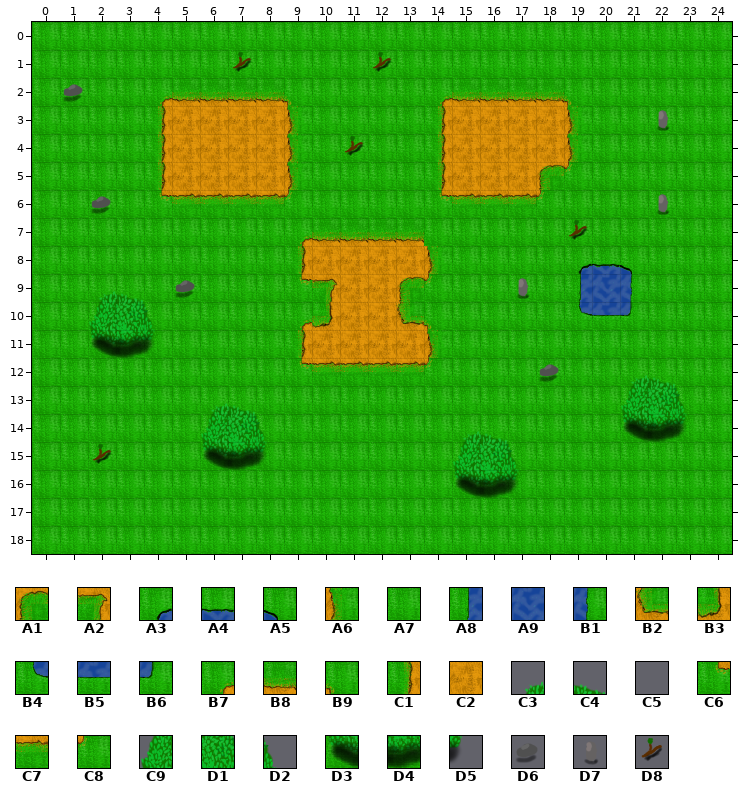
Level history. Tiled map: assets/tiled/GD1-project-tilemap2.tmx. That is the earlier state.
Cells are 32x32 px. Shown: x 0..24, y 0..18.
Key: from "GD1-proj1-tileset": A1 82, A2 84, A3 87, A4 88, A5 89, A6 107, A7 108, A8 112, A9 113, B1 114, B2 132, B3 134, B4 137, B5 138, B6 139, B7 182, B8 183, B9 184, C1 207, C2 208, C3 213, C4 214, C5 215, C6 232, C7 233, C8 234, C9 238, D1 239, D2 240, D3 263, D4 264, D5 265, D6 308, D7 309, D8 358.
__ is an empty cell, ## one hidden under a higher layer.
Layer "Ground" before, first column x 0:
 0 A7 A7 A7 A7 A7 A7 A7 A7 A7 A7 A7 A7 A7 A7 A7 A7 A7 A7 A7 A7 A7 A7 A7 A7 A7
 1 A7 A7 A7 A7 A7 A7 A7 A7 A7 A7 A7 A7 A7 A7 A7 A7 A7 A7 A7 A7 A7 A7 A7 A7 A7
 2 A7 A7 A7 A7 B7 B8 B8 B8 B8 B9 A7 A7 A7 A7 B7 B8 B8 B8 B8 B9 A7 A7 A7 A7 A7
 3 A7 A7 A7 A7 C1 ## ## ## ## A6 A7 A7 A7 A7 C1 ## ## ## ## A6 A7 A7 A7 A7 A7
 4 A7 A7 A7 A7 C1 ## ## ## ## A6 A7 A7 A7 A7 C1 ## ## ## ## A6 A7 A7 A7 A7 A7
 5 A7 A7 A7 A7 C1 ## ## ## ## A6 A7 A7 A7 A7 C1 ## ## ## A1 C8 A7 A7 A7 A7 A7
 6 A7 A7 A7 A7 C6 C7 C7 C7 C7 C8 A7 A7 A7 A7 C6 C7 C7 C7 C8 A7 A7 A7 A7 A7 A7
 7 A7 A7 A7 A7 A7 A7 A7 A7 A7 B7 B8 B8 B8 B8 A7 A7 A7 A7 A7 A7 A7 A7 A7 A7 A7
 8 A7 A7 A7 A7 A7 A7 A7 A7 A7 C1 ## ## ## ## A6 A7 A7 A7 A7 A3 A4 A5 A7 A7 A7
 9 A7 A7 A7 A7 A7 A7 A7 A7 A7 C6 A2 ## ## A1 C8 A7 A7 A7 A7 A8 A9 B1 A7 A7 A7
10 A7 A7 A7 A7 A7 A7 A7 A7 A7 B7 B3 ## ## B2 B9 A7 A7 A7 A7 B4 B5 B6 A7 A7 A7
11 A7 A7 A7 A7 A7 A7 A7 A7 A7 C1 ## ## ## ## A6 A7 A7 A7 A7 A7 A7 A7 A7 A7 A7
12 A7 A7 A7 A7 A7 A7 A7 A7 A7 C6 C7 C7 C7 C7 C8 A7 A7 A7 A7 A7 A7 A7 A7 A7 A7
13 A7 A7 A7 A7 A7 A7 A7 A7 A7 A7 A7 A7 A7 A7 A7 A7 A7 A7 A7 A7 A7 A7 A7 A7 A7
14 A7 A7 A7 A7 A7 A7 A7 A7 A7 A7 A7 A7 A7 A7 A7 A7 A7 A7 A7 A7 A7 A7 A7 A7 A7
15 A7 A7 A7 A7 A7 A7 A7 A7 A7 A7 A7 A7 A7 A7 A7 A7 A7 A7 A7 A7 A7 A7 A7 A7 A7
16 A7 A7 A7 A7 A7 A7 A7 A7 A7 A7 A7 A7 A7 A7 A7 A7 A7 A7 A7 A7 A7 A7 A7 A7 A7
17 A7 A7 A7 A7 A7 A7 A7 A7 A7 A7 A7 A7 A7 A7 A7 A7 A7 A7 A7 A7 A7 A7 A7 A7 A7
18 A7 A7 A7 A7 A7 A7 A7 A7 A7 A7 A7 A7 A7 A7 A7 A7 A7 A7 A7 A7 A7 A7 A7 A7 A7
Layer "Farmable" before, first column x 0:
 0 __ __ __ __ __ __ __ __ __ __ __ __ __ __ __ __ __ __ __ __ __ __ __ __ __
 1 __ __ __ __ __ __ __ __ __ __ __ __ __ __ __ __ __ __ __ __ __ __ __ __ __
 2 __ __ __ __ __ __ __ __ __ __ __ __ __ __ __ __ __ __ __ __ __ __ __ __ __
 3 __ __ __ __ __ C2 C2 C2 C2 __ __ __ __ __ __ C2 C2 C2 C2 __ __ __ __ __ __
 4 __ __ __ __ __ C2 C2 C2 C2 __ __ __ __ __ __ C2 C2 C2 C2 __ __ __ __ __ __
 5 __ __ __ __ __ C2 C2 C2 C2 __ __ __ __ __ __ C2 C2 C2 __ __ __ __ __ __ __
 6 __ __ __ __ __ __ __ __ __ __ __ __ __ __ __ __ __ __ __ __ __ __ __ __ __
 7 __ __ __ __ __ __ __ __ __ __ __ __ __ __ __ __ __ __ __ __ __ __ __ __ __
 8 __ __ __ __ __ __ __ __ __ __ C2 C2 C2 C2 __ __ __ __ __ __ __ __ __ __ __
 9 __ __ __ __ __ __ __ __ __ __ __ C2 C2 __ __ __ __ __ __ __ __ __ __ __ __
10 __ __ __ __ __ __ __ __ __ __ __ C2 C2 __ __ __ __ __ __ __ __ __ __ __ __
11 __ __ __ __ __ __ __ __ __ __ C2 C2 C2 C2 __ __ __ __ __ __ __ __ __ __ __
12 __ __ __ __ __ __ __ __ __ __ __ __ __ __ __ __ __ __ __ __ __ __ __ __ __
13 __ __ __ __ __ __ __ __ __ __ __ __ __ __ __ __ __ __ __ __ __ __ __ __ __
14 __ __ __ __ __ __ __ __ __ __ __ __ __ __ __ __ __ __ __ __ __ __ __ __ __
15 __ __ __ __ __ __ __ __ __ __ __ __ __ __ __ __ __ __ __ __ __ __ __ __ __
16 __ __ __ __ __ __ __ __ __ __ __ __ __ __ __ __ __ __ __ __ __ __ __ __ __
17 __ __ __ __ __ __ __ __ __ __ __ __ __ __ __ __ __ __ __ __ __ __ __ __ __
18 __ __ __ __ __ __ __ __ __ __ __ __ __ __ __ __ __ __ __ __ __ __ __ __ __
Layer "Bush and Fluff" before, first column x 0:
 0 __ __ __ __ __ __ __ __ __ __ __ __ __ __ __ __ __ __ __ __ __ __ __ __ __
 1 __ __ __ __ __ __ __ D8 __ __ __ __ D8 __ __ __ __ __ __ __ __ __ __ __ __
 2 __ D6 __ __ __ __ __ __ __ __ __ __ __ __ __ __ __ __ __ __ __ __ __ __ __
 3 __ __ __ __ __ __ __ __ __ __ __ __ __ __ __ __ __ __ __ __ __ __ D7 __ __
 4 __ __ __ __ __ __ __ __ __ __ __ D8 __ __ __ __ __ __ __ __ __ __ __ __ __
 5 __ __ __ __ __ __ __ __ __ __ __ __ __ __ __ __ __ __ __ __ __ __ __ __ __
 6 __ __ D6 __ __ __ __ __ __ __ __ __ __ __ __ __ __ __ __ __ __ __ D7 __ __
 7 __ __ __ __ __ __ __ __ __ __ __ __ __ __ __ __ __ __ __ D8 __ __ __ __ __
 8 __ __ __ __ __ __ __ __ __ __ __ __ __ __ __ __ __ __ __ __ __ __ __ __ __
 9 __ __ C3 C4 C5 D6 __ __ __ __ __ __ __ __ __ __ __ D7 __ __ __ __ __ __ __
10 __ __ C9 D1 D2 __ __ __ __ __ __ __ __ __ __ __ __ __ __ __ __ __ __ __ __
11 __ __ D3 D4 D5 __ __ __ __ __ __ __ __ __ __ __ __ __ __ __ __ __ __ __ __
12 __ __ __ __ __ __ __ __ __ __ __ __ __ __ __ __ __ __ D6 __ __ C3 C4 C5 __
13 __ __ __ __ __ __ C3 C4 C5 __ __ __ __ __ __ __ __ __ __ __ __ C9 D1 D2 __
14 __ __ __ __ __ __ C9 D1 D2 __ __ __ __ __ __ C3 C4 C5 __ __ __ D3 D4 D5 __
15 __ __ D8 __ __ __ D3 D4 D5 __ __ __ __ __ __ C9 D1 D2 __ __ __ __ __ __ __
16 __ __ __ __ __ __ __ __ __ __ __ __ __ __ __ D3 D4 D5 __ __ __ __ __ __ __
17 __ __ __ __ __ __ __ __ __ __ __ __ __ __ __ __ __ __ __ __ __ __ __ __ __
18 __ __ __ __ __ __ __ __ __ __ __ __ __ __ __ __ __ __ __ __ __ __ __ __ __
And afterwards:
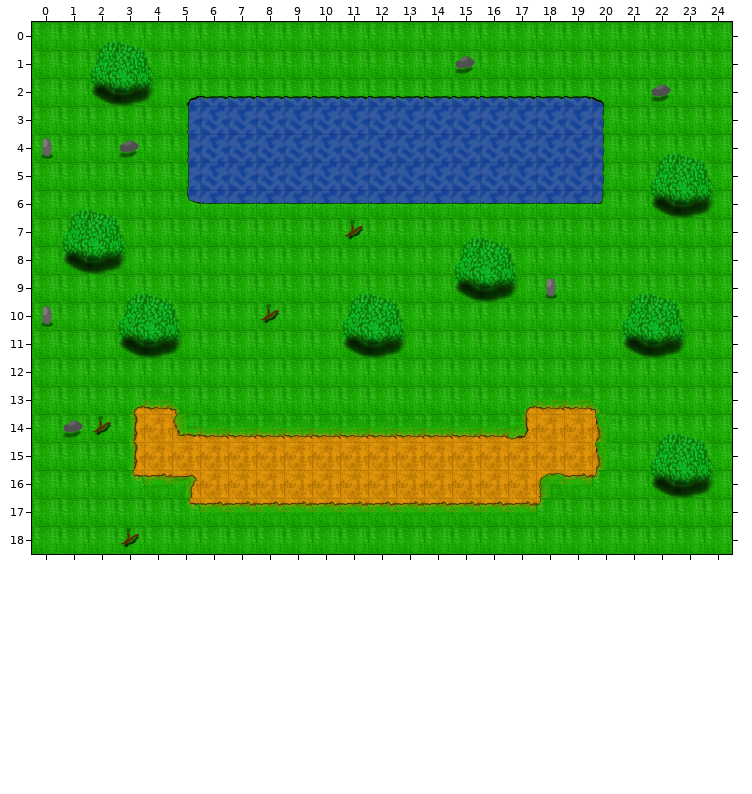
See-through tiles are keyed as they look on the map.
Changes in this commit:
Layer "Ground":
y 2: x 4..20 B7 B8 B8 B8 B8 B9 A7 A7 A7 A7 B7 B8 B8 B8 B8 B9 A7 -> A7 A3 A4 A4 A4 A4 A4 A4 A4 A4 A4 A4 A4 A4 A4 A4 A5
y 3..4: x 4..20 C1 ## ## ## ## A6 A7 A7 A7 A7 C1 ## ## ## ## A6 A7 -> A7 A8 A9 A9 A9 A9 A9 A9 A9 A9 A9 A9 A9 A9 A9 A9 B1
y 5: x 4..20 C1 ## ## ## ## A6 A7 A7 A7 A7 C1 ## ## ## A1 C8 A7 -> A7 A8 A9 A9 A9 A9 A9 A9 A9 A9 A9 A9 A9 A9 A9 A9 B1
y 6: x 4..20 C6 C7 C7 C7 C7 C8 A7 A7 A7 A7 C6 C7 C7 C7 C8 A7 A7 -> A7 B4 B5 B5 B5 B5 B5 B5 B5 B5 B5 B5 B5 B5 B5 B5 B6
y 7: x 9..13 B7 B8 B8 B8 B8 -> A7 A7 A7 A7 A7
y 8: x 9 C1 -> A7; x 14 A6 -> A7; x 19..21 A3 A4 A5 -> A7 A7 A7
y 9: x 9..10 C6 A2 -> A7 A7; x 13..14 A1 C8 -> A7 A7; x 19..21 A8 A9 B1 -> A7 A7 A7
y 10: x 9..10 B7 B3 -> A7 A7; x 13..14 B2 B9 -> A7 A7; x 19..21 B4 B5 B6 -> A7 A7 A7
y 11: x 9 C1 -> A7; x 14 A6 -> A7
y 12: x 9..14 C6 C7 C7 C7 C7 C8 -> A7 A7 A7 A7 A7 A7
y 13: x 3..5 A7 A7 A7 -> B7 B8 B9; x 17..20 A7 A7 A7 A7 -> B7 B8 B8 B9
y 14: x 3 A7 -> C1; x 5..17 A7 A7 A7 A7 A7 A7 A7 A7 A7 A7 A7 A7 A7 -> B2 B8 B8 B8 B8 B8 B8 B8 B8 B8 B8 B8 B3; x 20 A7 -> A6
y 15: x 3 A7 -> C1; x 6 A7 -> ##; x 20 A7 -> A6
y 16: x 3..5 A7 A7 A7 -> C6 C7 A2; x 18..20 A7 A7 A7 -> A1 C7 C8
y 17: x 5..18 A7 A7 A7 A7 A7 A7 A7 A7 A7 A7 A7 A7 A7 A7 -> C6 C7 C7 C7 C7 C7 C7 C7 C7 C7 C7 C7 C7 C8
Layer "Farmable":
y 3..4: x 5..8 C2 C2 C2 C2 -> __ __ __ __; x 15..18 C2 C2 C2 C2 -> __ __ __ __
y 5: x 5..8 C2 C2 C2 C2 -> __ __ __ __; x 15..17 C2 C2 C2 -> __ __ __
y 8: x 10..13 C2 C2 C2 C2 -> __ __ __ __
y 9..10: x 11..12 C2 C2 -> __ __
y 11: x 10..13 C2 C2 C2 C2 -> __ __ __ __
y 14: x 4 __ -> C2; x 18..19 __ __ -> C2 C2
y 15: x 4..19 __ __ __ __ __ __ __ __ __ __ __ __ __ __ __ __ -> C2 C2 C2 C2 C2 C2 C2 C2 C2 C2 C2 C2 C2 C2 C2 C2
y 16: x 6..17 __ __ __ __ __ __ __ __ __ __ __ __ -> C2 C2 C2 C2 C2 C2 C2 C2 C2 C2 C2 C2
Layer "Bush and Fluff":
y 0: x 2..3 __ __ -> C3 C4
y 1: x 2..4 __ __ __ -> C9 D1 D2; x 7 D8 -> __; x 12 D8 -> __; x 15 __ -> D6
y 2: x 1..4 D6 __ __ __ -> __ D3 D4 D5; x 22 __ -> D6
y 3: x 22 D7 -> __
y 4: x 0 __ -> D7; x 3 __ -> D6; x 11 D8 -> __; x 22..23 __ __ -> C3 C4
y 5: x 22..24 __ __ __ -> C9 D1 D2
y 6: x 1..2 __ D6 -> C3 C4; x 22..24 D7 __ __ -> D3 D4 D5
y 7: x 1..3 __ __ __ -> C9 D1 D2; x 11 __ -> D8; x 15..16 __ __ -> C3 C4; x 19 D8 -> __
y 8: x 1..3 __ __ __ -> D3 D4 D5; x 15..17 __ __ __ -> C9 D1 D2
y 9: x 2..5 C3 C4 C5 D6 -> __ C3 C4 C5; x 11..13 __ __ __ -> C3 C4 C5; x 15..18 __ __ D7 __ -> D3 D4 D5 D7; x 21..22 __ __ -> C3 C4
y 10: x 0 __ -> D7; x 2..5 C9 D1 D2 __ -> __ C9 D1 D2; x 8 __ -> D8; x 11..13 __ __ __ -> C9 D1 D2; x 21..23 __ __ __ -> C9 D1 D2
y 11: x 2..5 D3 D4 D5 __ -> __ D3 D4 D5; x 11..13 __ __ __ -> D3 D4 D5; x 21..23 __ __ __ -> D3 D4 D5
y 12: x 18 D6 -> __; x 21..22 C3 C4 -> __ __
y 13: x 6..7 C3 C4 -> __ __; x 21..23 C9 D1 D2 -> __ __ __
y 14: x 1..2 __ __ -> D6 D8; x 6..8 C9 D1 D2 -> __ __ __; x 15..17 C3 C4 C5 -> __ __ __; x 21..23 D3 D4 D5 -> __ C3 C4
y 15: x 2 D8 -> __; x 6..8 D3 D4 D5 -> __ __ __; x 15..17 C9 D1 D2 -> __ __ __; x 22..24 __ __ __ -> C9 D1 D2
y 16: x 15..17 D3 D4 D5 -> __ __ __; x 22..24 __ __ __ -> D3 D4 D5
y 18: x 3 __ -> D8
Pixel boxes of the changes (left, top, right, bottom) in both pictures:
changed: (61, 39, 715, 517)
added: (41, 138, 54, 159)
added: (41, 306, 54, 327)
added: (120, 528, 139, 548)
